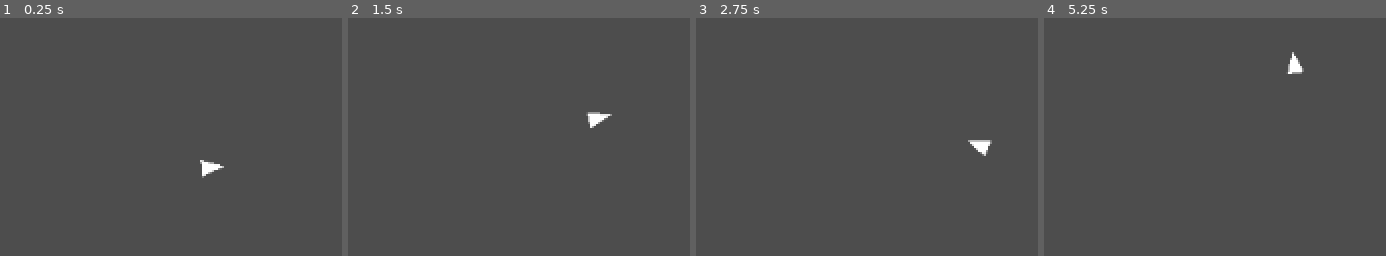
Above: before the commit, frames 1-4 (left to right).
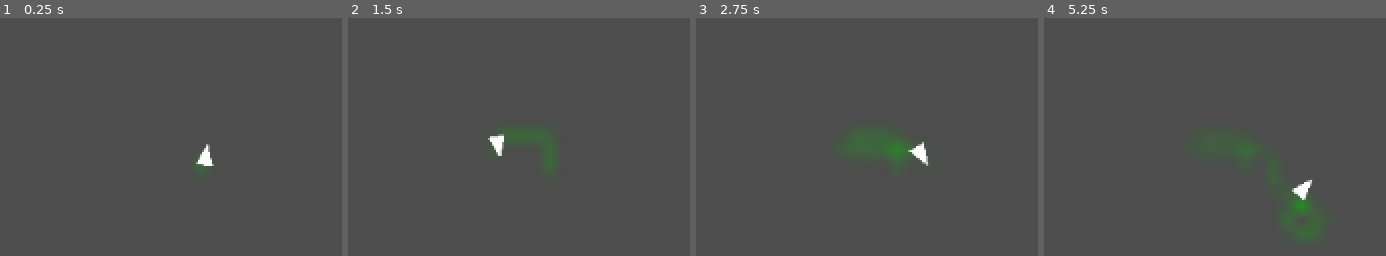
Above: after the commit, the same moments.

Repository: grantrichter04/ant-simulation
Game: Godot game, scene res://main.tscn
The game is run twice, just before and just after one commit, with the same random seed, the same clock (stepped at 60 frames per second) and the same inputs.
Inputs:
- Up to frame 1 (0.25 s): no input
- Up to frame 2 (1.5 s): no input
- Up to frame 3 (2.75 s): tap Enter at 2 s
- Up to frame 4 (5.25 s): tap Space at 2.75 s

The runs differ from the first frame. In frame 1, 0.4% of the frame differs, in the area x 57-66%, y 52-68%; in frame 2, 0.8%; in frame 3, 1.3%, in the area x 46-87%, y 51-63%; in frame 4, 1.1%.

Commit message:
Add pheromone trail system

Diff:
--- a/ant-simulation/ant.gd
+++ b/ant-simulation/ant.gd
@@ -14,6 +14,12 @@
 		var screen = get_viewport_rect().size
 		position.x = wrapf(position.x, 0, screen.x)
 		position.y = wrapf(position.y, 0, screen.y)
+
+		get_node("../PheromoneMap").deposit(position)
+
+
+
+
 func _draw () -> void:
 		var points = PackedVector2Array ([
 			Vector2(10,0),
--- a/ant-simulation/main.tscn
+++ b/ant-simulation/main.tscn
@@ -1,6 +1,12 @@
 [gd_scene format=3 uid="uid://cfvbft1saav37"]
 
+[ext_resource type="Script" uid="uid://b15388u5p0jhq" path="res://pheromone_map.gd" id="1_0xm2m"]
 [ext_resource type="Script" uid="uid://cdmladuglc735" path="res://ant.gd" id="1_ig7tw"]
 
 [node name="Node2D" type="Node2D" unique_id=735122095]
+
+[node name="PheromoneMap" type="Node2D" parent="." unique_id=710030328]
+script = ExtResource("1_0xm2m")
+
+[node name="Ant" type="Node2D" parent="." unique_id=825032529]
 script = ExtResource("1_ig7tw")
--- /dev/null
+++ b/ant-simulation/pheromone_map.gd
@@ -0,0 +1,48 @@
+extends Node2D
+
+var cell_size = 10
+var decay_rate = 0.2
+var grid = []
+var image = []
+var texture=[]
+var screen =[]
+var new_deposit_strength = 2
+var max_pheromone = 100
+
+
+# Called when the node enters the scene tree for the first time.
+func _ready() -> void:
+	screen = get_viewport_rect().size
+	image = Image.create(int(screen.x/cell_size), int(screen.y/cell_size), false, Image.FORMAT_RGBA8)
+
+	for i in int(screen.y/cell_size):
+		var row = []
+		row.resize(int(screen.x/cell_size))
+		row.fill(0)
+		grid.append(row)
+		for q in int(screen.x/cell_size):
+			image.set_pixel(q,i,Color(0, 0.8, 0, 0))
+
+	texture =ImageTexture.create_from_image(image)
+
+func _draw () -> void:
+	draw_texture_rect(texture,Rect2(0,0,screen.x,screen.y),false)
+
+func deposit (position):
+	var cell_x = int(position.x / cell_size)
+	var cell_y = int(position.y / cell_size)
+	cell_x = clamp(cell_x, 0, int(screen.x/cell_size)-1)
+	cell_y = clamp(cell_y, 0, int(screen.y/cell_size)-1)
+	grid[cell_y][cell_x]+=new_deposit_strength
+	grid[cell_y][cell_x]=clamp(grid[cell_y][cell_x],0,100)
+	image.set_pixel(cell_x,cell_y,Color(0, 0.8, 0, grid[cell_y][cell_x] / max_pheromone))
+	texture.update(image)
+
+# Called every frame. 'delta' is the elapsed time since the previous frame.
+func _process(delta: float) -> void:
+	queue_redraw()
+	for i in int(screen.y/cell_size):
+		for q in int(screen.x/cell_size):
+			grid[i][q]*=1.0 - (decay_rate * delta)
+			image.set_pixel(q,i,Color(0, 0.8, 0, grid[i][q]/max_pheromone))
+	texture.update(image)
Not shown, added: ant-simulation/pheromone_map.gd.uid
